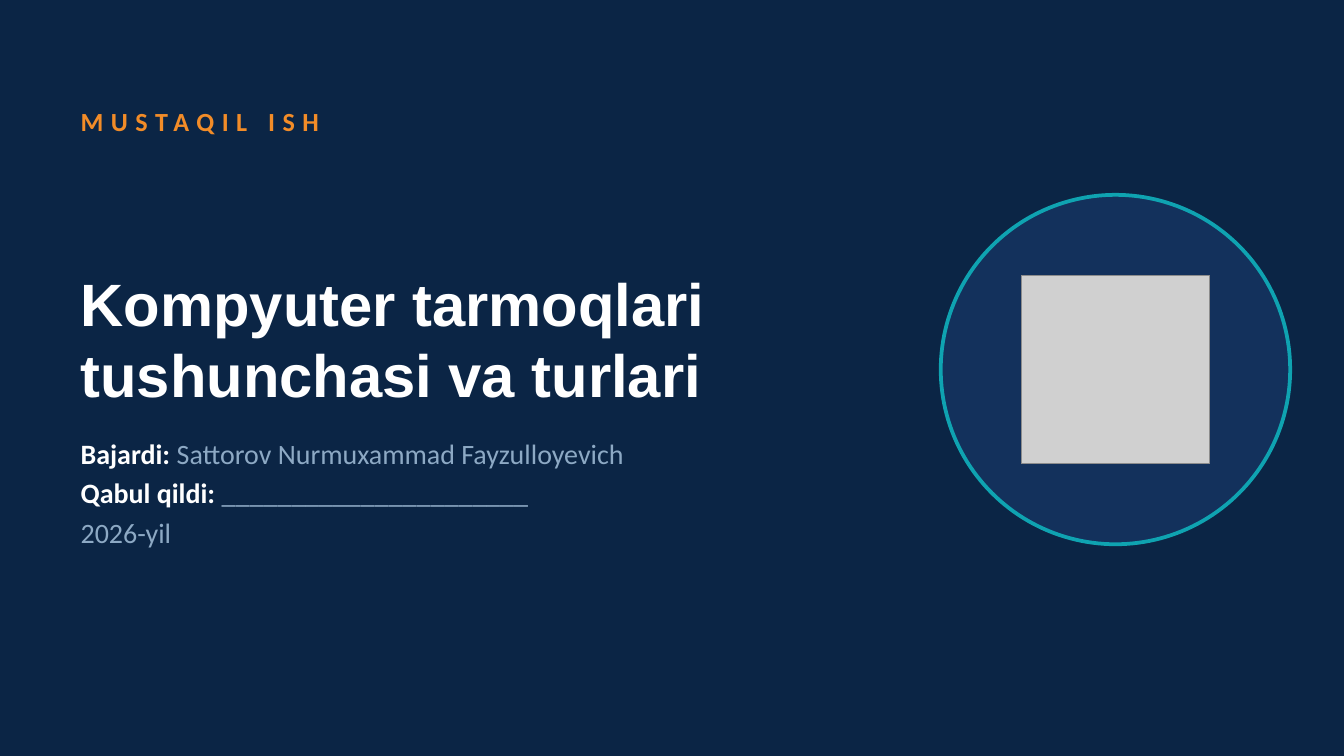
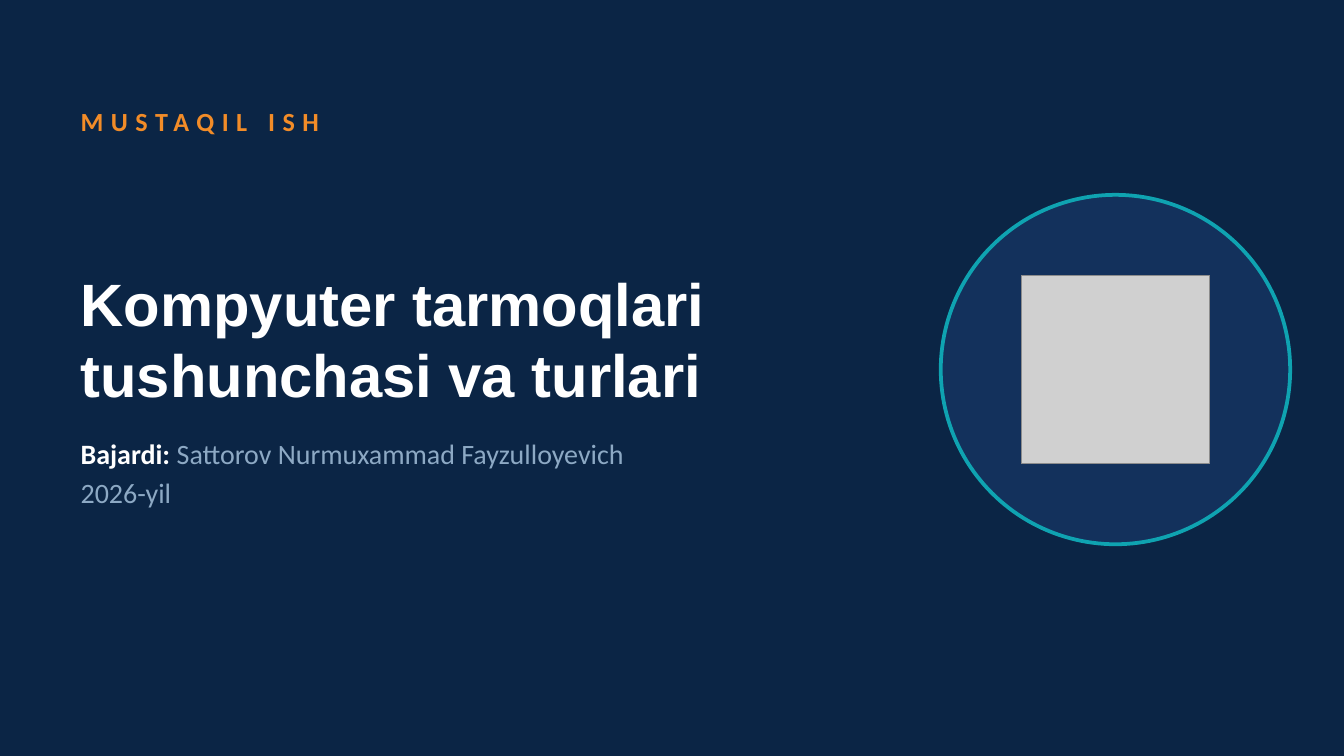
Before and after one commit to sattorovnurmuhammad813-cell/Nurmuhammad-, a slide deck: slide 1 of mustaqil-ish/Sattorov_N_Kompyuter_tarmoqlari.pptx. Drawn at 1344x756 pixels with LibreOffice and Linux fonts; fonts in the diff are those of the drawing; grey boxes stand for pictures. Boxes give left, top, right and bottom in pixels: in the first picture for what was removed or moved away, otherwise in the second. Text is boxed around its words. In the diff, an @@ line names an element or a change of style, - is before the commit and + after.

```diff
--- a/mustaqil-ish/Sattorov_N_Kompyuter_tarmoqlari.pptx
+++ b/mustaqil-ish/Sattorov_N_Kompyuter_tarmoqlari.pptx
@@ text at box(81, 483, 215, 508): paragraph removed @@
-Qabul qildi: ______________________
```
